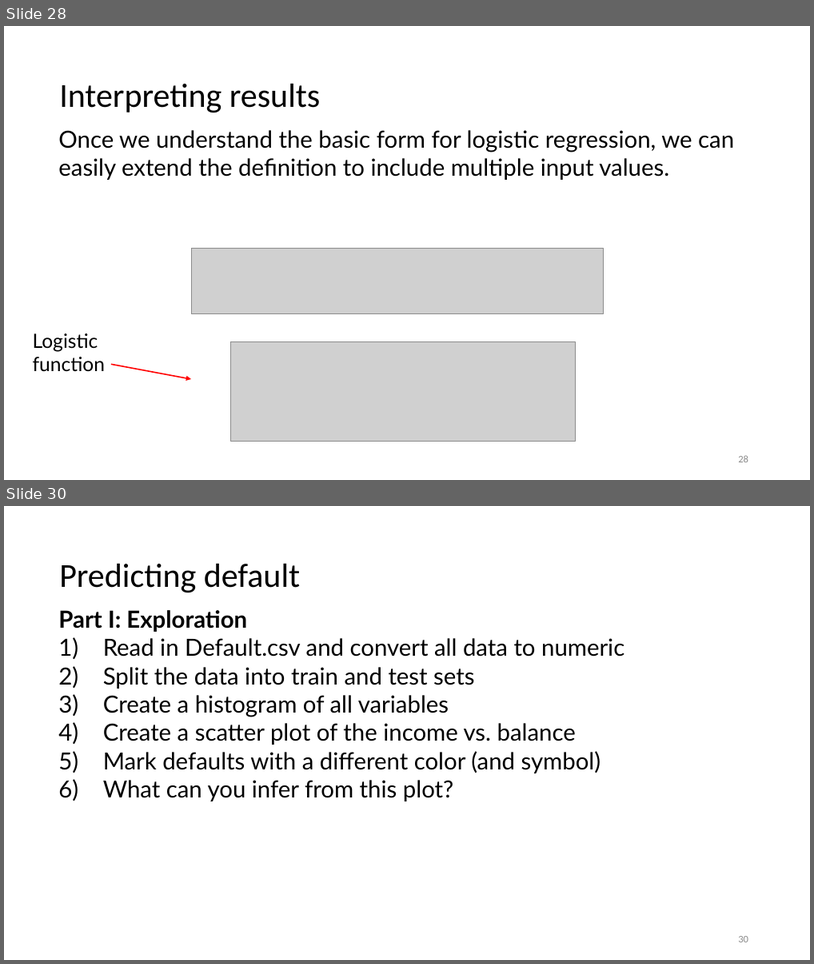
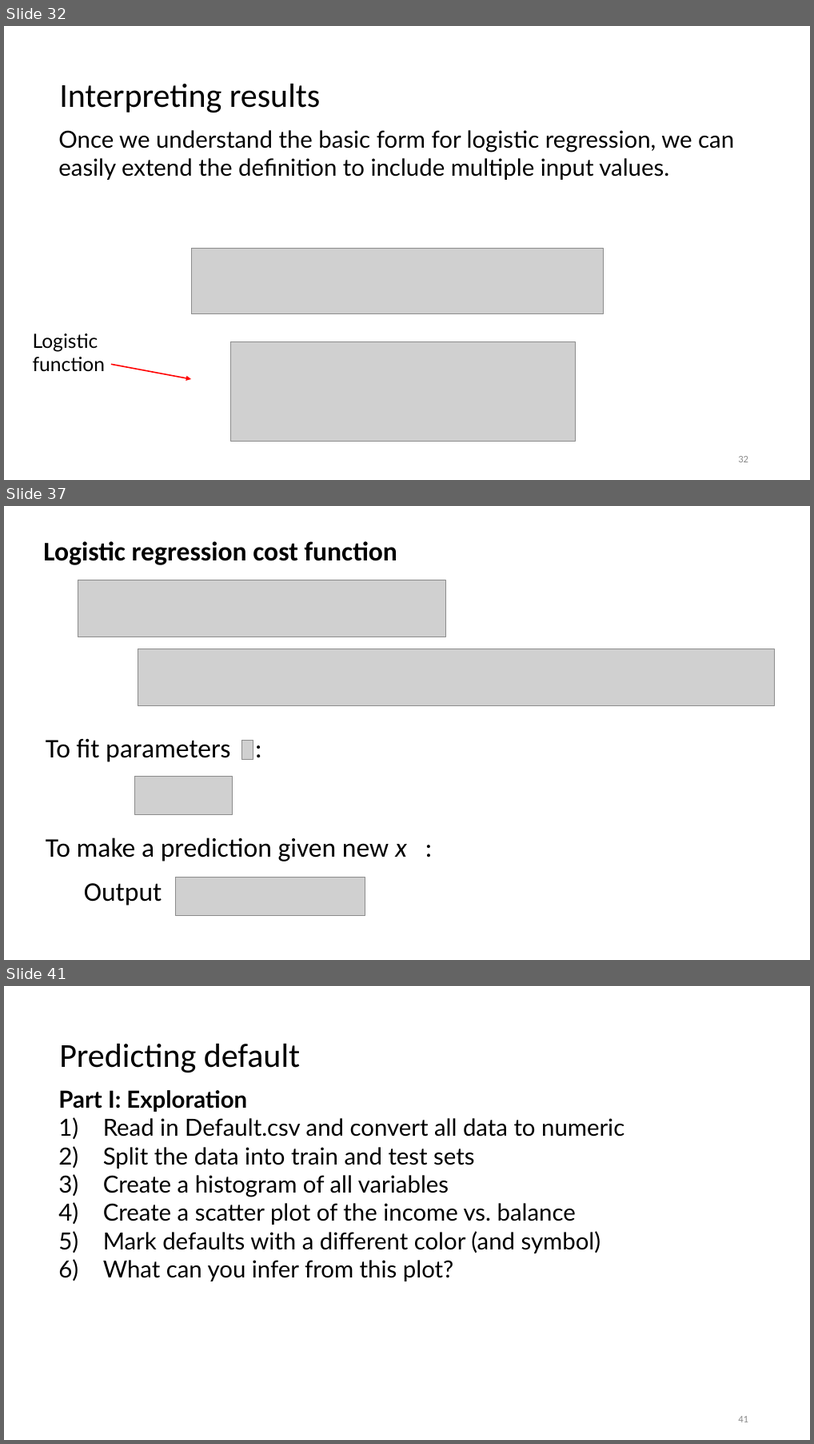
Before and after one commit to jayurbain/DataScienceIntro, a slide deck: slides/09_logistic_regression_classification.pptx. Shown one above the other, each under a label of ours: slides 28 and 30 before the commit, slides 32, 37 and 41 after it; the slides between them are not shown. The pictures are 814x964 and 814x1444 pixels, drawn with LibreOffice and Linux fonts; fonts in the diff are those of the drawing; grey boxes stand for pictures. Boxes give left, top, right and bottom in pixels: in the first picture for what was removed or moved away, otherwise in the second. Text is boxed around its words. In the diff, an @@ line names an element or a change of style, - is before the commit and + after.

Commit message:
update log regression slides, course outline

```diff
--- a/slides/09_logistic_regression_classification.pptx
+++ b/slides/09_logistic_regression_classification.pptx
@@ slide 37 added at [4,506,810,960], background #FFFFFF @@
@@ text added at [43,541,398,565], 32 pt, text #000000, bold @@
+Logistic regression cost function
@@ picture added at [78,580,446,637] @@
@@ picture added at [138,648,774,706] @@
@@ text added at [46,738,230,762], 32 pt, text #000000 @@
+To fit parameters :
@@ picture added at [242,740,254,760] @@
@@ picture added at [134,776,232,815] @@
@@ text added at [46,837,407,861], 32 pt, text #000000 @@
+To make a prediction given new x :
@@ text added at [84,883,162,905], 32 pt, text #000000 @@
+Output
@@ picture added at [176,877,365,916] @@
@@ what was slide 28 is now slide 32 @@
@@ page number at [738,456,749,462]: text changed @@
-28
+32
@@ what was slide 30 is now slide 41 @@
@@ page number at [738,1416,749,1422]: text changed @@
-30
+41
```
Also in this commit, not shown: 9 slides changed, 10 other slides added, 2 other files.
